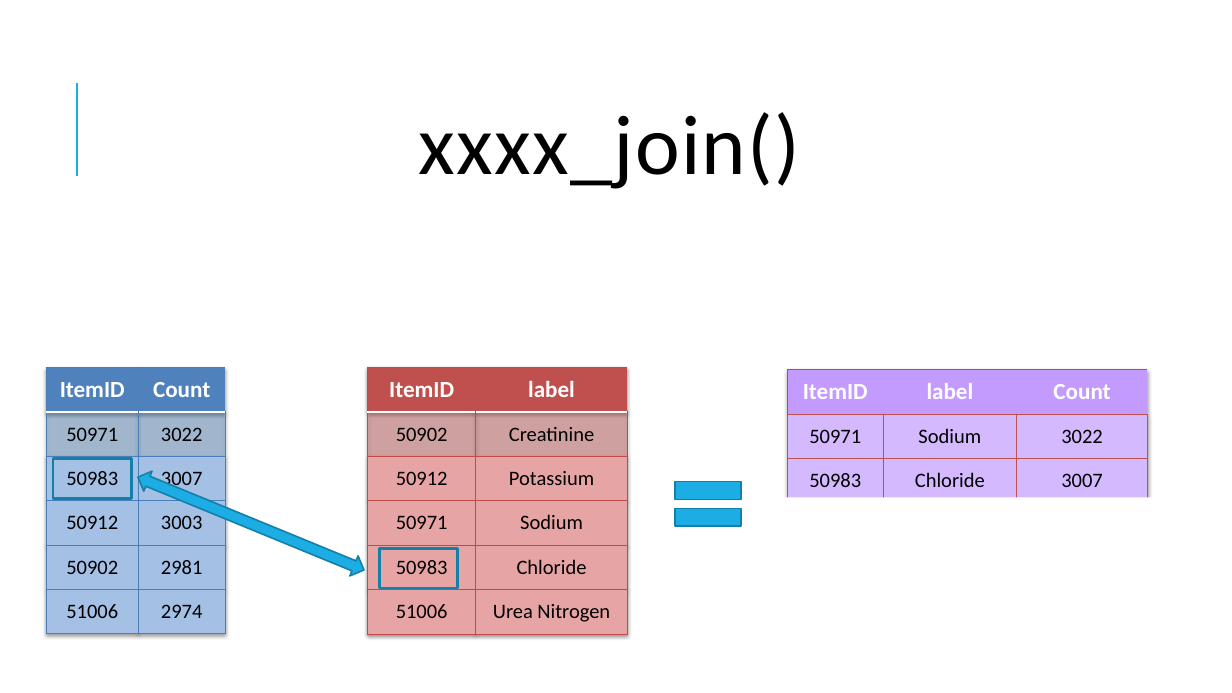
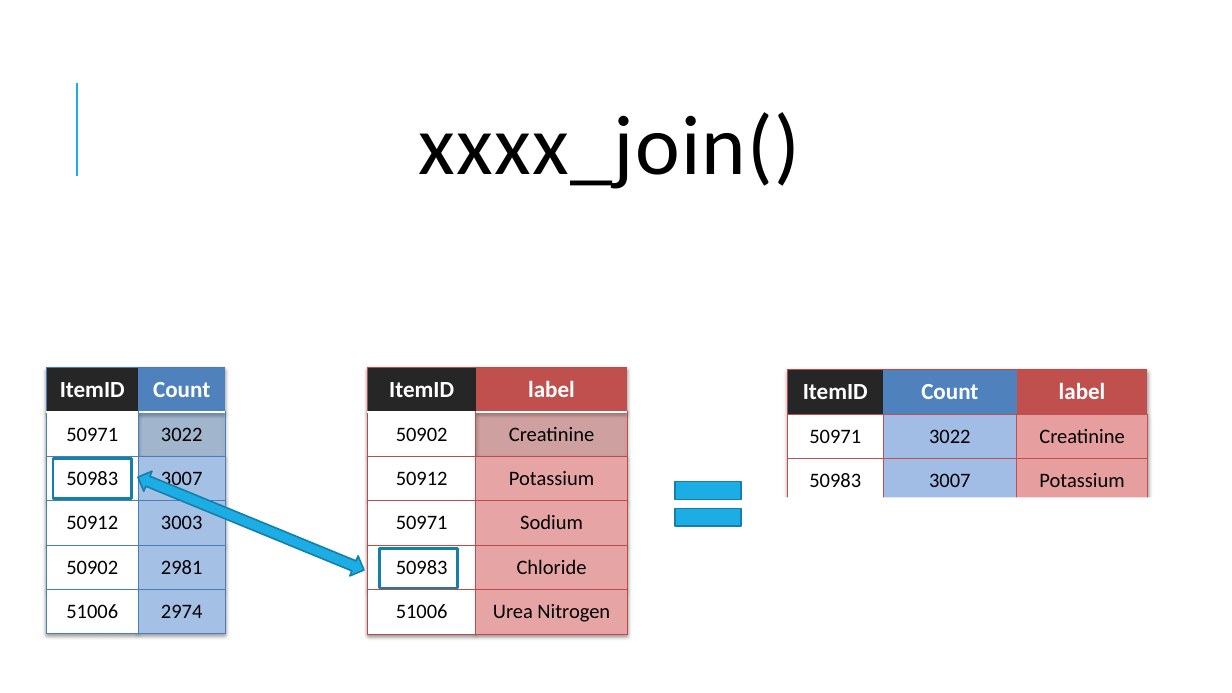
Before and after one commit to amromeo/api_r_int_db_24, a slide deck: slide 14 of presentations/03 - Joins.pptx (slide 15 before the commit). Drawn at 1232x693 pixels with LibreOffice and Linux fonts; fonts in the diff are those of the drawing. Boxes give left, top, right and bottom in pixels: in the first picture for what was removed or moved away, otherwise in the second. Text is boxed around its words. In the diff, an @@ line names an element or a change of style, - is before the commit and + after.

```diff
--- a/presentations/03 - Joins.pptx
+++ b/presentations/03 - Joins.pptx
@@ table at <box>46,368,226,634</box> @@
@@ fill #4F81BD to #262626 in row 1, column 1 @@
@@ fill #4F81BD at 40% opacity to #FFFFFF in row 2, column 1 @@
@@ fill #A5C0E5 to #FFFFFF in 4 cells @@
@@ table at <box>368,368,628,635</box> @@
@@ fill #C0504D to #262626 in row 1, column 1 @@
@@ fill #C0504D at 40% opacity to #FFFFFF in row 2, column 1 @@
@@ fill #E6A5A4 to #FFFFFF in 4 cells @@
@@ table at <box>787,370,1147,637</box> @@
-row 1, column 2: label
+row 1, column 2: Count
-row 1, column 3: Count
+row 1, column 3: label
-row 2, column 2: Sodium
+row 2, column 2: 3022
-row 2, column 3: 3022
+row 2, column 3: Creatinine
-row 3, column 2: Chloride
+row 3, column 2: 3007
-row 3, column 3: 3007
+row 3, column 3: Potassium
-row 4, column 2: Potassium
+row 4, column 2: 3003
-row 4, column 3: 3003
+row 4, column 3: Sodium
-row 5, column 2: Creatinine
+row 5, column 2: 2981
-row 5, column 3: 2981
+row 5, column 3: Chloride
-row 6, column 2: Urea Nitrogen
+row 6, column 2: 2974
-row 6, column 3: 2974
+row 6, column 3: Urea Nitrogen
@@ fill #C39BFF to #262626 in row 1, column 1 @@
@@ fill #C39BFF to #4F81BD in row 1, column 2 @@
@@ fill #C39BFF to #C0504D in row 1, column 3 @@
@@ fill #D5B9FF to #FFFFFF in 2 cells @@
@@ fill #D5B9FF to #A1BDE5 in 2 cells @@
@@ fill #D5B9FF to #E69F9E in 2 cells @@
```
Also in this commit, not shown: 7 other slides changed, 1 other file.
